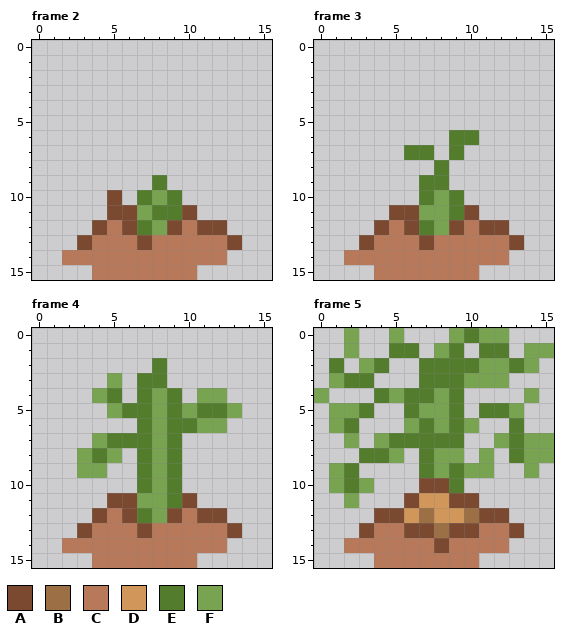
Edited in one commit: pixel-art file (Assets/_project/Sprites/My Own/Aseprite/Level Objects/potatoGrowth.aseprite). Above is the file before it was changed.
16x16 pixels, 5 frames. Shown: frame 2, frame 3, frame 4, frame 5. The commit also changed other frames, which this record leaves out.
Palette (. is transparent): A #7a4930  B #9c7044  C #b8795a  D #d1975a  E #537d2c  F #78a350
Once edited:
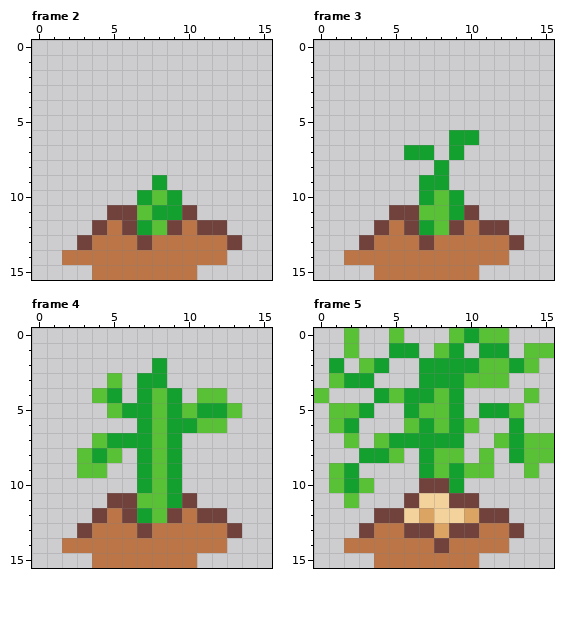
Changes in this commit:
colour A: #7a4930 -> #71413b
colour B: #9c7044 -> #dba463
colour C: #b8795a -> #bb7547
colour D: #d1975a -> #f4d29c
colour E: #537d2c -> #14a02e
colour F: #78a350 -> #59c135
Frame 2:
y 10: x 5 A -> .
Boxes around the changes in both pictures, in picture pixels (x1, y1, x2, y2):
changed: (62, 175, 242, 280)
changed: (344, 130, 524, 280)
changed: (62, 358, 242, 568)
changed: (314, 328, 554, 568)
